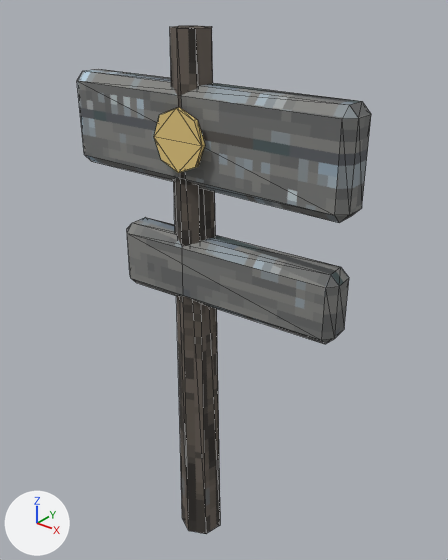
The glTF model ArenaTaticaUnity/Assets/ArenaTatica/Resources/Models/Mapa/neve/enfeite_placa.glb: old version first, new version second.
The view is the same before and after, from a 50 mm lens placed at (0.662, -0.751, 1.065), pointed at (0.025, 0.046, 0.571). The lights are fixed; the arrows at lower left show +X, +Y and +Z. The older version comes first. Mesh edges are drawn as thin lines.

Names of what the first picture shows: 'neve_enfeite_placa'.
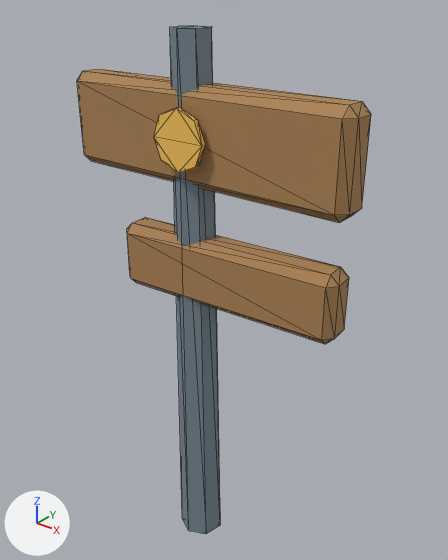
Changed parts and their boxes [x1, y1, x2, y2] in the pictures (448 x 560 px):
'neve_enfeite_placa', surface changed (grey to brown)
    both: [77, 26, 371, 534]

Edits to the bpy script that builds the scene:
```text
Change mat_neve_casca:
    where n0 = _N.new('ShaderNodeBsdfPrincipled'); n0.name = 'Principled BSDF'
    n0.inputs[2].default_value: 0.9 -> 0.88  # 'Roughness'
    where n2 = _N.new('ShaderNodeMix'); n2.name = 'Mix'
    add n2.inputs[7].default_value = (0.19, 0.25, 0.3, 1.0)  # 'B', greyish blue #798995
    remove n4 = _N.new('ShaderNodeTexImage'); n4.name = 'Image Texture'
    remove n4.image = img_neve_casca
    remove n4.interpolation = 'Closest'
    where n3 = _N.new('ShaderNodeVertexColor'); n3.name = 'Color Attribute'
    remove _L.new(n3.outputs[0], n2.inputs[7])  # 'Color' to 'B'
    remove _L.new(n4.outputs[0], n2.inputs[6])  # 'Color' to 'A'
    add _L.new(n3.outputs[0], n2.inputs[6])  # 'Color' to 'A'
Change mat_neve_madeira:
    where n0 = _N.new('ShaderNodeBsdfPrincipled'); n0.name = 'Principled BSDF'
    n0.inputs[2].default_value: 0.9 -> 0.88  # 'Roughness'
    where n2 = _N.new('ShaderNodeMix'); n2.name = 'Mix'
    add n2.inputs[7].default_value = (0.42, 0.23, 0.09, 1.0)  # 'B', brown #ad8455
    remove n4 = _N.new('ShaderNodeTexImage'); n4.name = 'Image Texture'
    remove n4.image = img_neve_madeira
    remove n4.interpolation = 'Closest'
    where n3 = _N.new('ShaderNodeVertexColor'); n3.name = 'Color Attribute'
    remove _L.new(n3.outputs[0], n2.inputs[7])  # 'Color' to 'B'
    remove _L.new(n4.outputs[0], n2.inputs[6])  # 'Color' to 'A'
    add _L.new(n3.outputs[0], n2.inputs[6])  # 'Color' to 'A'
```
